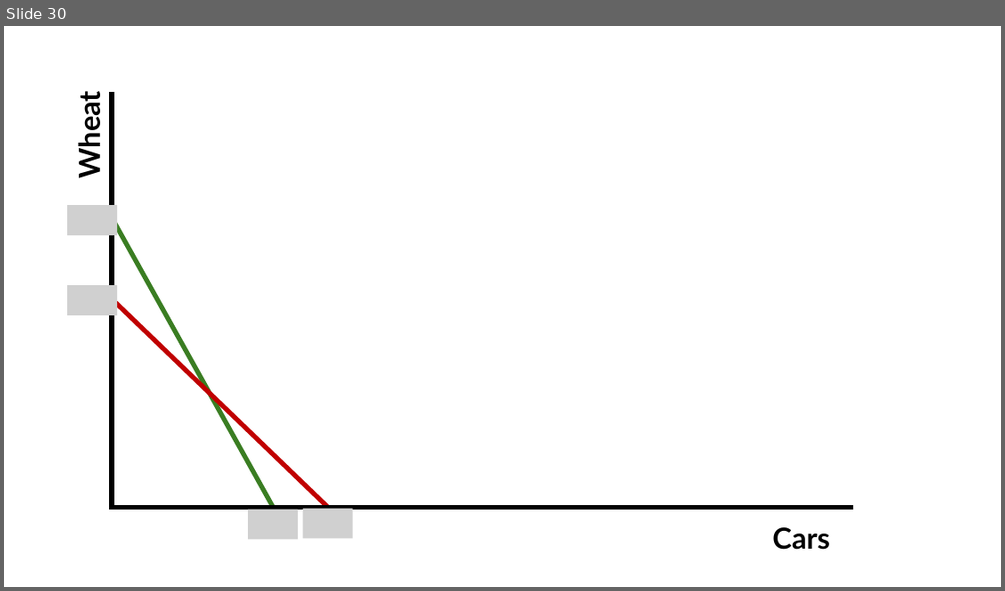
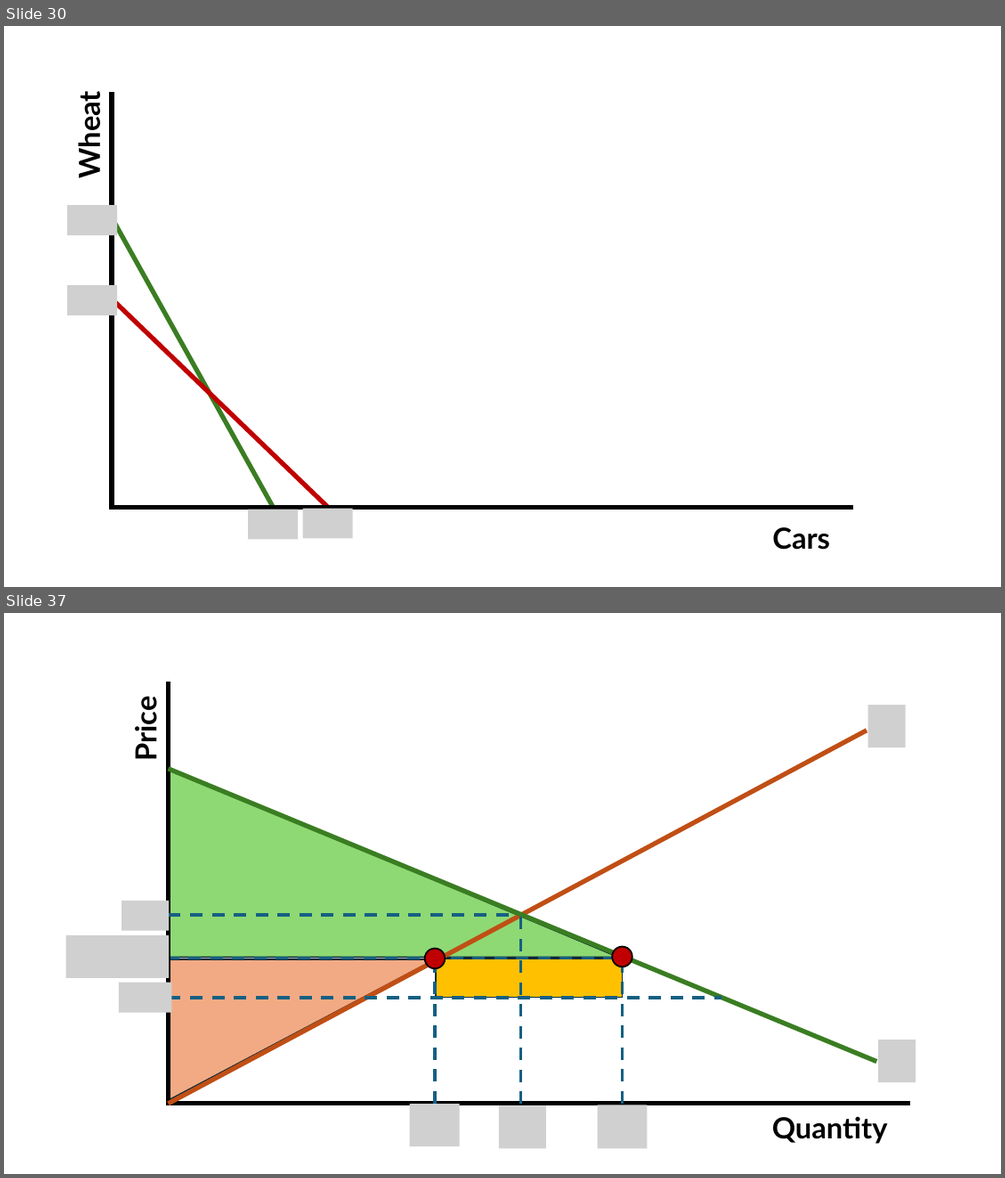
Before and after one commit to jrojas1003/EC-390-Development-Econ, a slide deck: Lectures/graph-maker-pp.pptx. Shown one above the other, each under a label of ours: slide 30 before the commit, slides 30 and 37 after it; the slides between them are not shown. The pictures are 1005x591 and 1005x1178 pixels, drawn with LibreOffice and Linux fonts; fonts in the diff are those of the drawing; grey boxes stand for pictures. Boxes give left, top, right and bottom in pixels: in the first picture for what was removed or moved away, otherwise in the second. Text is boxed around its words. In the diff, an @@ line names an element or a change of style, - is before the commit and + after.

```diff
--- a/Lectures/graph-maker-pp.pptx
+++ b/Lectures/graph-maker-pp.pptx
@@ slide 37 added at (4, 613, 1001, 1174), background #FFFFFF @@
@@ line added from (169, 681) to (169, 1106), #000000 4.5 pt @@
@@ text added at (128, 702, 162, 759), 28 pt, text #000000, bold @@
+Price
@@ picture added at (867, 705, 905, 747) @@
@@ line added from (867, 730) to (169, 1103), #C04F15 4.5 pt @@
@@ triangle added at (169, 769, 618, 957), fill #8ED973, outline #092A39 1.5 pt @@
@@ line added from (169, 769) to (877, 1062), #3B7D23 4.5 pt @@
@@ picture added at (121, 900, 169, 930) @@
@@ line added from (169, 915) to (517, 915), #156082 3 pt dashed @@
@@ line added from (521, 1103) to (521, 915), #156082 3 pt dashed @@
@@ picture added at (66, 935, 170, 978) @@
@@ line added from (167, 958) to (626, 958), #156082 3 pt dashed @@
@@ triangle added at (169, 959, 436, 1100), fill #F2AA84, outline #092A39 1.5 pt @@
@@ ellipse added at (425, 948, 445, 968), fill #C00000, outline #000000 1.5 pt @@
@@ line added from (435, 1103) to (435, 957), #156082 3 pt dashed @@
@@ rectangle added at (436, 958, 623, 997), fill #FFC000, outline #092A39 1.5 pt @@
@@ ellipse added at (612, 947, 632, 966), fill #C00000, outline #000000 1.5 pt @@
@@ line added from (623, 1103) to (623, 957), #156082 3 pt dashed @@
@@ picture added at (119, 982, 172, 1013) @@
@@ line added from (169, 997) to (722, 997), #156082 3 pt dashed @@
@@ picture added at (878, 1039, 915, 1082) @@
@@ line added from (910, 1103) to (167, 1103), #000000 4.5 pt @@
@@ picture added at (410, 1103, 461, 1146) @@
@@ picture added at (499, 1106, 546, 1149) @@
@@ picture added at (597, 1105, 647, 1149) @@
@@ text added at (772, 1116, 888, 1143), 28 pt, text #000000, bold @@
+Quantity
```
Also in this commit, not shown: 7 other slides added.
